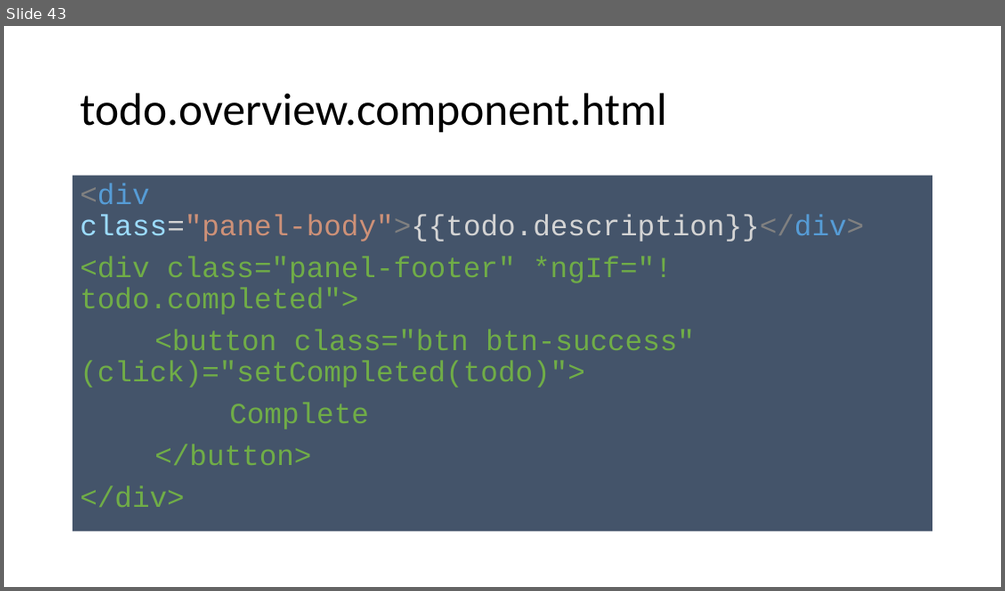
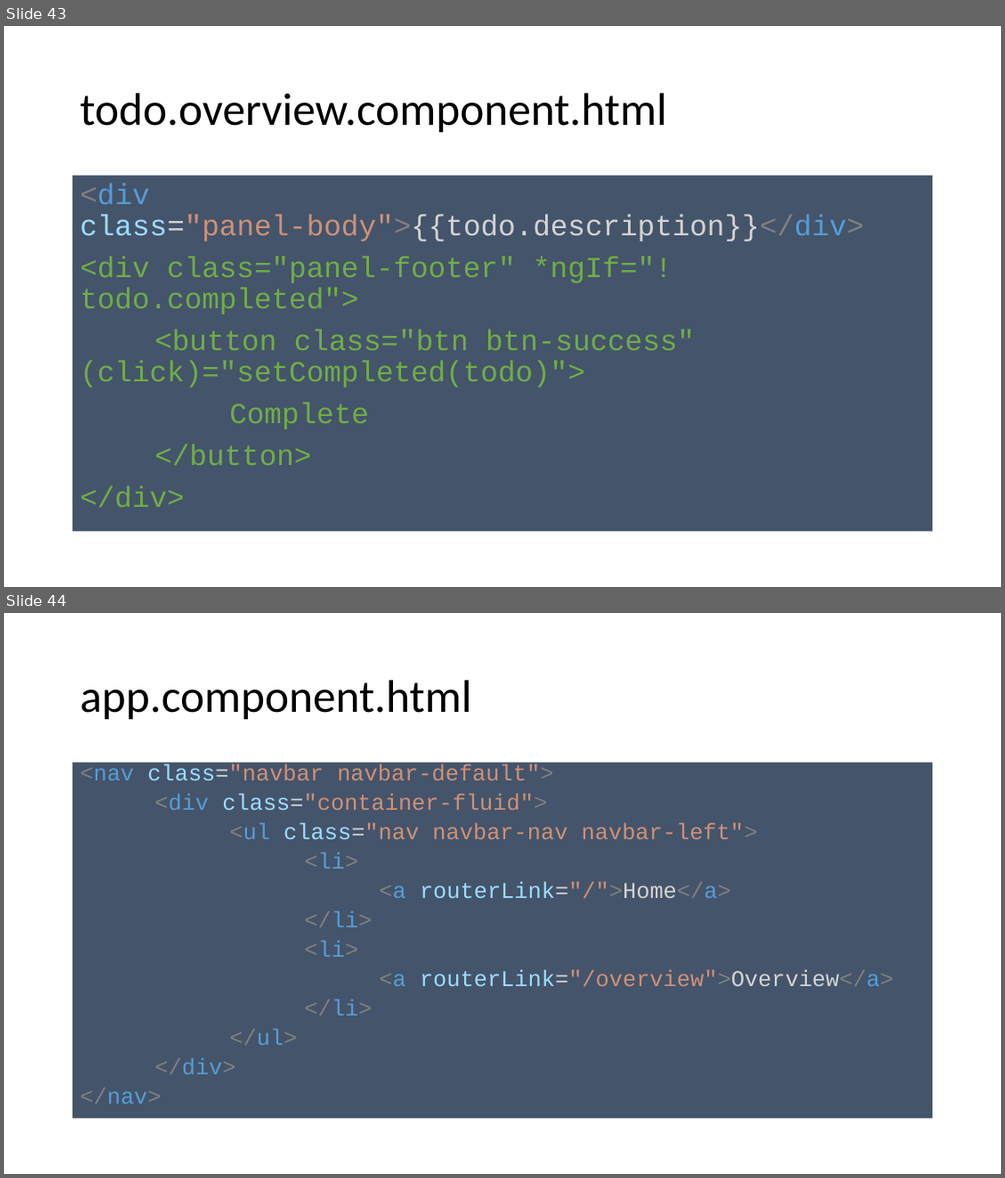
Before and after one commit to spirit-coding/todo-app-aj33349, a slide deck: Angular2.pptx. Shown one above the other, each under a label of ours: slide 43 before the commit, slides 43 and 44 after it. The pictures are 1005x591 and 1005x1178 pixels, drawn with LibreOffice and Linux fonts; fonts in the diff are those of the drawing. Boxes give left, top, right and bottom in pixels: in the first picture for what was removed or moved away, otherwise in the second. Text is boxed around its words. In the diff, an @@ line names an element or a change of style, - is before the commit and + after.

```diff
--- a/Angular2.pptx
+++ b/Angular2.pptx
@@ slide 44 added at (4, 613, 1001, 1174), background #FFFFFF @@
@@ title added at (80, 680, 471, 720), 44 pt, text #000000 @@
+app.component.html
@@ text added at (73, 763, 933, 1119), fill #44546A, 21.7 pt, text #CE9178 @@
+<nav class="navbar navbar-default">
+<div class="container-fluid">
+<ul class="nav navbar-nav navbar-left">
+<li>
+<a routerLink="/">Home</a>
+</li>
+<li>
+<a routerLink="/overview">Overview</a>
+</li>
+</ul>
+</div>
+</nav>
```
Also in this commit, not shown: 9 other slides added, 1 slide removed, 7 other files.
